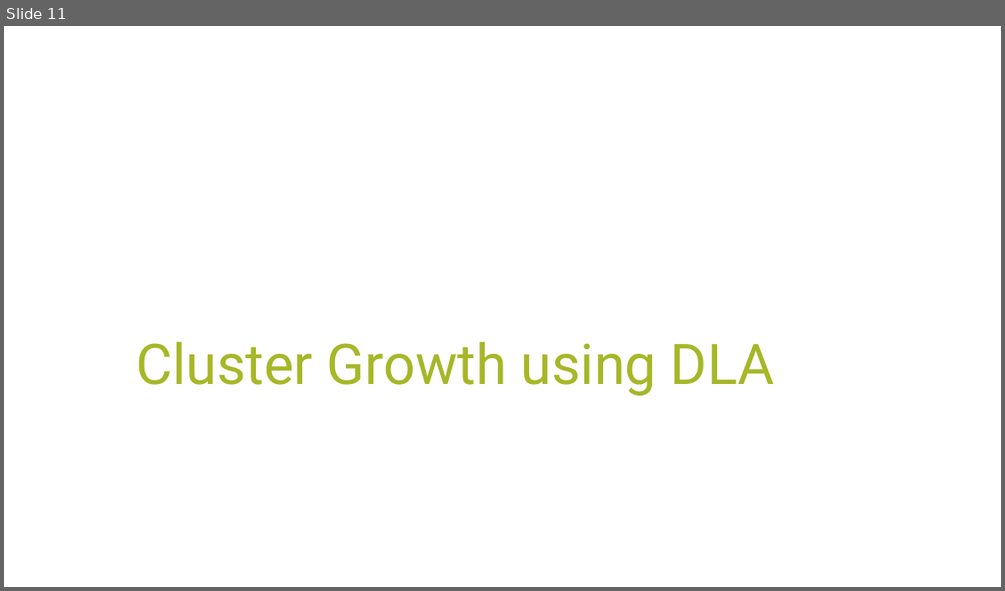
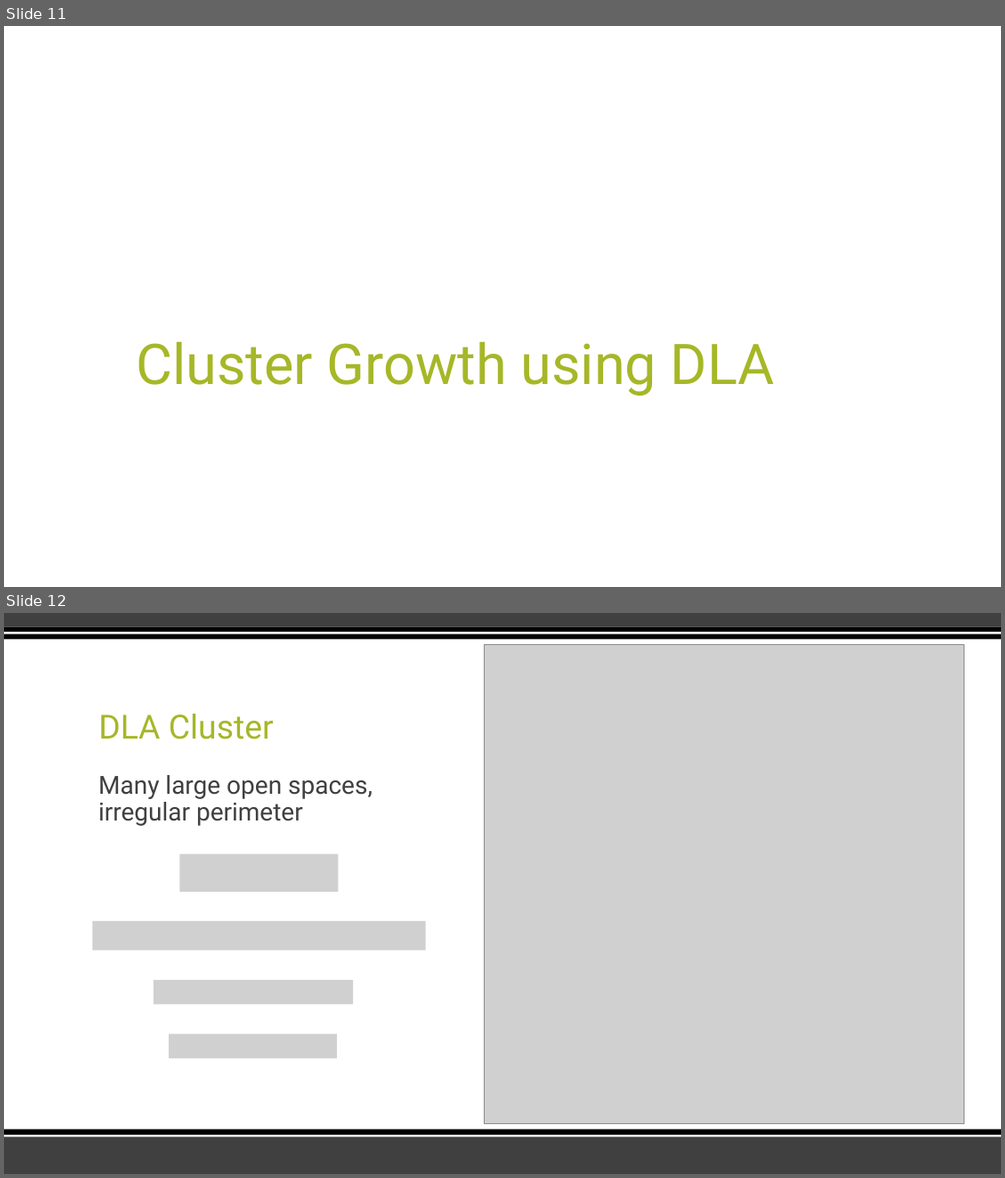
Before and after one commit to tahoeschrader/PHYS566_group4_project-1a_walk-diffusion-cluster, a slide deck: Presentation.pptx. Shown one above the other, each under a label of ours: slide 11 before the commit, slides 11 and 12 after it. The pictures are 1005x591 and 1005x1178 pixels, drawn with LibreOffice and Linux fonts; fonts in the diff are those of the drawing; grey boxes stand for pictures. Boxes give left, top, right and bottom in pixels: in the first picture for what was removed or moved away, otherwise in the second. Text is boxed around its words. In the diff, an @@ line names an element or a change of style, - is before the commit and + after.

```diff
--- a/Presentation.pptx
+++ b/Presentation.pptx
@@ slide 12 added at (4, 613, 1001, 1174), background #FFFFFF @@
@@ rectangle added at (4, 613, 1001, 627), fill #404040 @@
@@ rectangle added at (4, 627, 1001, 639), fill #000000 @@
@@ rectangle added at (4, 632, 1001, 634), fill #FFFFFF @@
@@ picture added at (484, 644, 963, 1125) @@
@@ title added at (98, 714, 274, 739), 32 pt, text #A6B727 @@
+DLA Cluster
@@ text added at (98, 775, 372, 826), 24 pt, text #404040 @@
+Many large open spaces, irregular perimeter
@@ picture added at (179, 854, 339, 892) @@
@@ picture added at (92, 921, 425, 950) @@
@@ picture added at (154, 980, 353, 1004) @@
@@ picture added at (169, 1034, 337, 1059) @@
@@ rectangle added at (4, 1136, 1001, 1174), fill #404040 @@
@@ rectangle added at (4, 1129, 1001, 1137), fill #000000 @@
@@ rectangle added at (4, 1135, 1001, 1137), fill #FFFFFF @@
```
Also in this commit, not shown: 2 slides changed, 2 other slides added, 2 slides removed.
